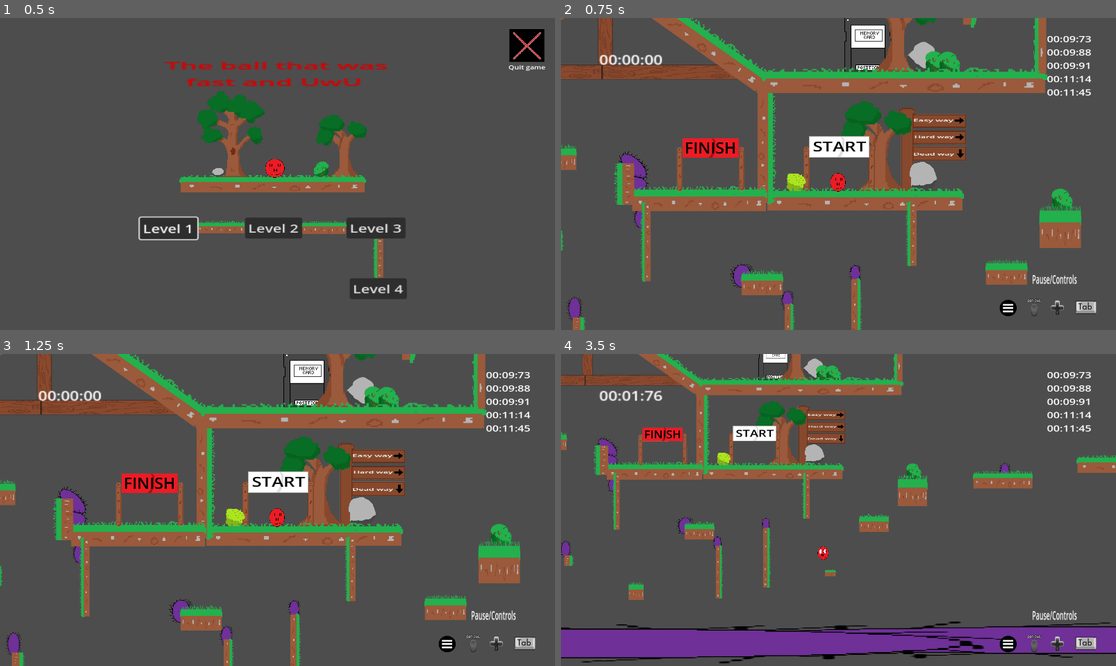
Above: before the commit, frames 1-4 (two rows, left to right).
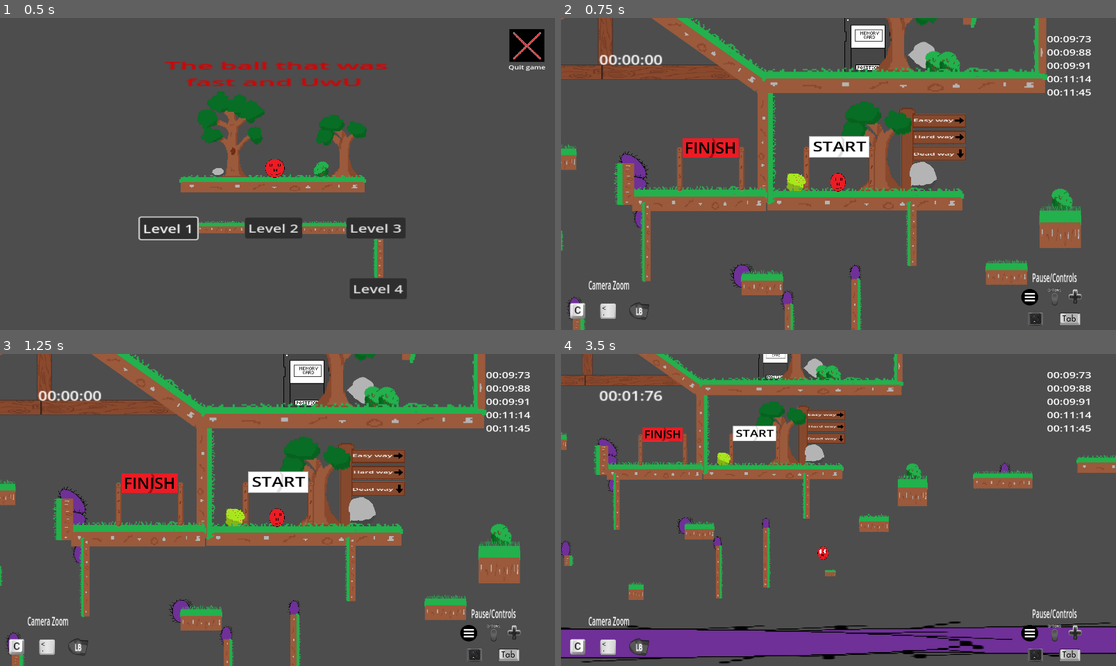
Above: after the commit, the same moments.

Repository: Mahnwe/TheBallThatWasUwU
Game: Godot game, scene res://Scenes/menu.tscn
The game is run twice, just before and just after one commit, with the same random seed, the same clock (stepped at 60 frames per second) and the same inputs.
Inputs (mouse positions are in pixels of both pictures, inside the frame that each line leads up to):
- Up to frame 1 (0.5 s): no input
- Up to frame 2 (0.75 s): click "Level 1" at 0.5 s
- Up to frame 3 (1.25 s): no input
- Up to frame 4 (3.5 s): tap Enter at 1.25 s; move the mouse to (960, 494) at 1.27 s; hold D (move_right) 1.28-2.78 s; tap C (camera_dezoom) at 1.35 s; click (960, 494) at 1.42 s; tap Space (jump) at 1.52, 2.27 s; move the mouse to (727, 525) at 2.02 s; tap Shift (dash) at 2.1 s; move the mouse to (894, 441) at 2.77 s; hold A (move_left) from 2.78 s (still down); tap F (next_level) at 2.85 s

Frame 1 is identical in both runs. In frame 2, 1.3% of the frame differs, in the area x 1-97%, y 81-99%; in frame 3, 1.3%; in frame 4, 1.5%.

Commit message:
Add UI objects for camera keys

Diff:
--- a/Scenes/player.tscn
+++ b/Scenes/player.tscn
@@ -16,10 +16,14 @@
 [ext_resource type="Texture2D" uid="uid://c2ftocachgsg2" path="res://Arts/NewAnimSpriteBall/UwUSpriteBallRight2.5-removebg-preview.png" id="6_7yqso"]
 [ext_resource type="Texture2D" uid="uid://doposqf4xd8cw" path="res://Arts/KeyboardControls/Tabkey-removebg-preview.png" id="6_fuqpw"]
 [ext_resource type="Texture2D" uid="uid://c4ukjf7cupgrp" path="res://Arts/SpritesPersoBall/UwUSpriteBallRight4-removebg-preview.png" id="6_raa1c"]
+[ext_resource type="Texture2D" uid="uid://doifl1w5xb306" path="res://Arts/KeyboardControls/Circumflexkey-removebg-preview.png" id="7_dfmc8"]
 [ext_resource type="Texture2D" uid="uid://dgyamti7exbgx" path="res://Arts/SpriteCharacterJump/SpriteJumpAnim1-removebg-preview.png" id="7_ibe2s"]
 [ext_resource type="Texture2D" uid="uid://c02jp5as34re7" path="res://Arts/SpriteCharacterJump/SpriteJumpAnim2-removebg-preview.png" id="8_2w5lh"]
 [ext_resource type="Texture2D" uid="uid://ccr0ebhq2hc4s" path="res://Arts/NewAnimSpriteBall/UwUSpriteBallRight3.5-removebg-preview.png" id="8_m4wx8"]
+[ext_resource type="Texture2D" uid="uid://dq7p41nue3lsr" path="res://Arts/KeyboardControls/Ckey-removebg-preview.png" id="8_qqab7"]
+[ext_resource type="Texture2D" uid="uid://bifgwrqjt20is" path="res://Arts/KeyboardControls/Commakey-removebg-preview.png" id="9_234gs"]
 [ext_resource type="Texture2D" uid="uid://bsnvgiu0qijy5" path="res://Arts/NewAnimSpriteBall/UwUSpriteBallRight4.5-removebg-preview.png" id="10_67dii"]
+[ext_resource type="Texture2D" uid="uid://egs8r22onfmg" path="res://Arts/ControllerControls/LBbutton-removebg-preview.png" id="10_nhsbj"]
 
 [sub_resource type="SpriteFrames" id="SpriteFrames_b2da6"]
 animations = [{
@@ -143,32 +147,61 @@
 
 [node name="Commands" type="Label" parent="Camera2D/CanvasLayer"]
 offset_left = 1559.0
-offset_top = 873.0
+offset_top = 867.0
 offset_right = 1845.0
-offset_bottom = 922.0
+offset_bottom = 916.0
 scale = Vector2(1.05147, 2.14183)
 theme_override_font_sizes/font_size = 20
 text = "             Pause/Controls"
 
 [node name="Sprite2D3" type="Sprite2D" parent="Camera2D/CanvasLayer/Commands"]
-position = Vector2(150.266, 61.6296)
+position = Vector2(208.945, 46.4237)
 scale = Vector2(0.453958, 0.25495)
 texture = ExtResource("3_ytwi2")
 
 [node name="Sprite2D2" type="Sprite2D" parent="Camera2D/CanvasLayer/Commands"]
-position = Vector2(74.1818, 60.6958)
+position = Vector2(141.42, 45.9567)
 scale = Vector2(0.453958, 0.25495)
 texture = ExtResource("4_5dwnd")
 
 [node name="Sprite2D" type="Sprite2D" parent="Camera2D/CanvasLayer/Commands"]
-position = Vector2(-11.4126, 61.1626)
+position = Vector2(59.6298, 46.4237)
 scale = Vector2(0.30179, 0.142896)
 texture = ExtResource("5_dqha1")
 
 [node name="Sprite2D4" type="Sprite2D" parent="Camera2D/CanvasLayer/Commands"]
-position = Vector2(244.42, 60.2289)
+position = Vector2(191.826, 82.3742)
 scale = Vector2(0.229824, 0.126494)
 texture = ExtResource("6_fuqpw")
+
+[node name="Sprite2D5" type="Sprite2D" parent="Camera2D/CanvasLayer/Commands"]
+position = Vector2(78.6508, 82.3742)
+scale = Vector2(0.201098, 0.0848941)
+texture = ExtResource("7_dfmc8")
+
+[node name="Label" type="Label" parent="Camera2D/CanvasLayer"]
+offset_left = 18.0
+offset_top = 893.0
+offset_right = 58.0
+offset_bottom = 916.0
+scale = Vector2(1.05147, 2.14183)
+theme_override_font_sizes/font_size = 20
+text = "              Camera Zoom"
+
+[node name="Sprite2D" type="Sprite2D" parent="Camera2D/CanvasLayer/Label"]
+position = Vector2(38.042, 56.4938)
+scale = Vector2(0.35796, 0.181379)
+texture = ExtResource("8_qqab7")
+
+[node name="Sprite2D2" type="Sprite2D" parent="Camera2D/CanvasLayer/Label"]
+position = Vector2(137.902, 56.9606)
+scale = Vector2(0.224154, 0.116636)
+texture = ExtResource("9_234gs")
+
+[node name="Sprite2D3" type="Sprite2D" parent="Camera2D/CanvasLayer/Label"]
+position = Vector2(239.664, 58.8282)
+scale = Vector2(0.550434, 0.493424)
+texture = ExtResource("10_nhsbj")
 
 [node name="AnimatedSprite2D" type="AnimatedSprite2D" parent="."]
 visibility_layer = 2
Not shown: 1 places in Scenes/player.tscn that only renumber resources
